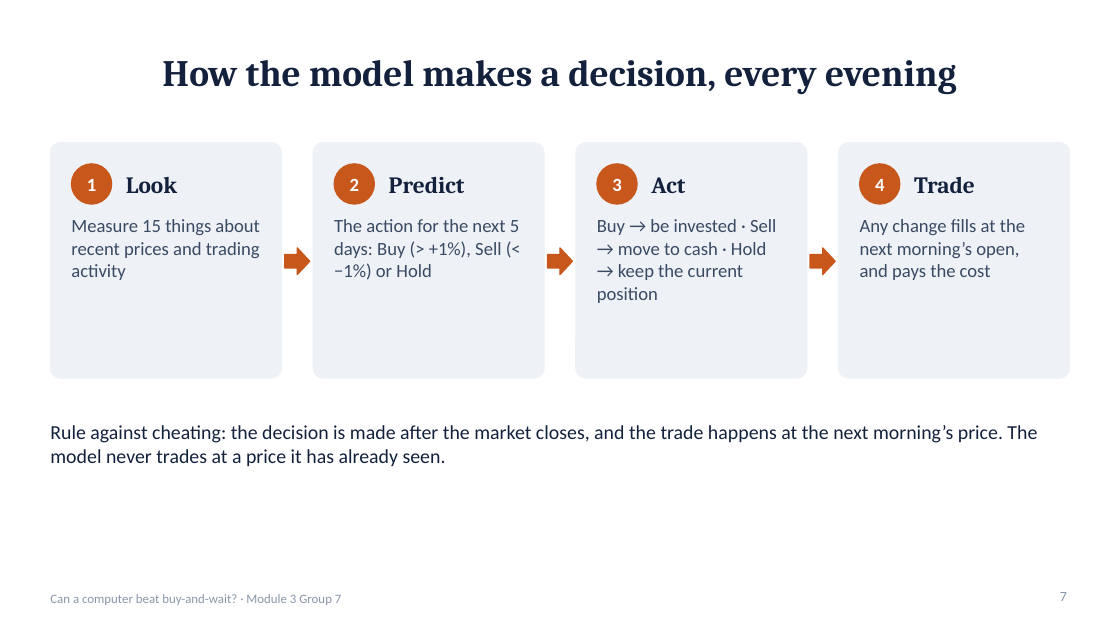
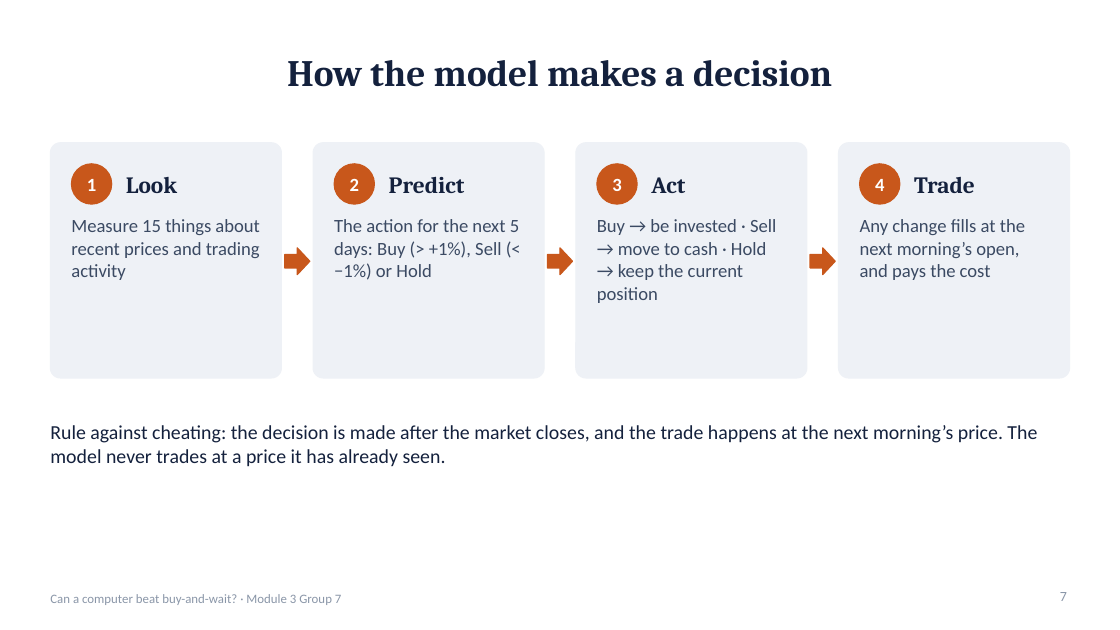
Before and after one commit to TKCH121/spy, a slide deck: slide 7 of presentation/SPY_Model_Presentation.pptx. Drawn at 1120x630 pixels with LibreOffice and Linux fonts; fonts in the diff are those of the drawing. Boxes give left, top, right and bottom in pixels: in the first picture for what was removed or moved away, otherwise in the second. Text is boxed around its words. In the diff, an @@ line names an element or a change of style, - is before the commit and + after.

```diff
--- a/presentation/SPY_Model_Presentation.pptx
+++ b/presentation/SPY_Model_Presentation.pptx
@@ title at <box>287,60,832,87</box>: text changed @@
-How the model makes a decision, every evening
+How the model makes a decision
```
Also in this commit, not shown: 7 other slides changed, 1 slide added, 11 other files.
